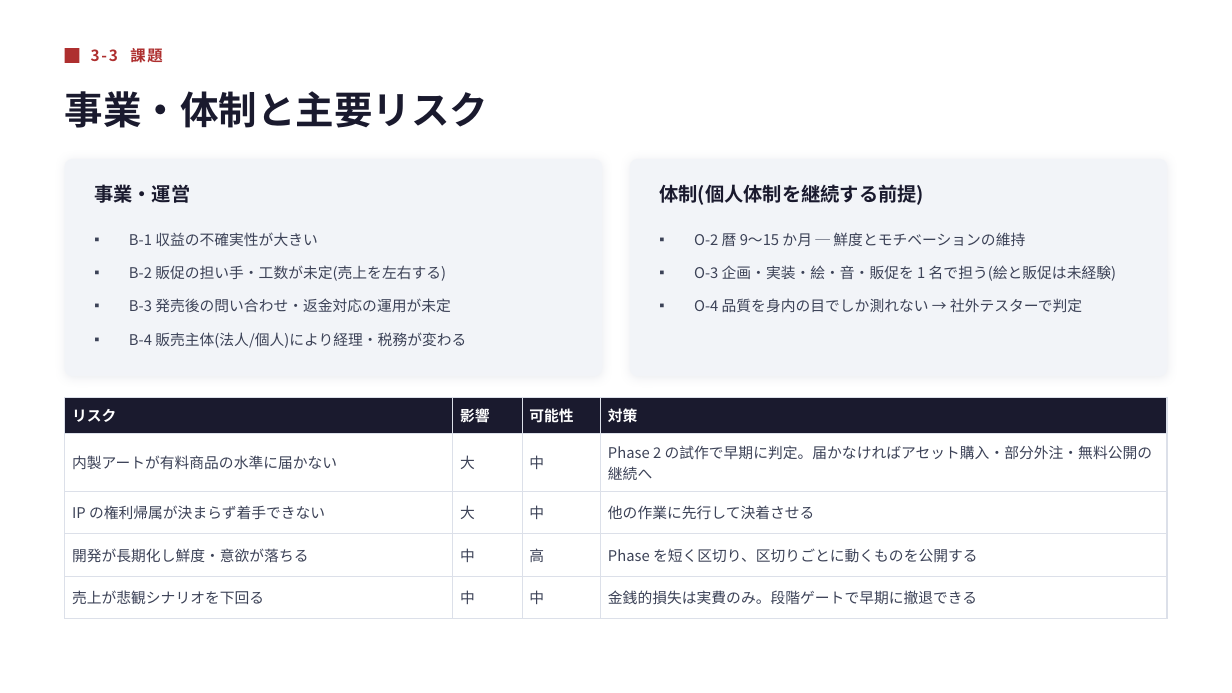
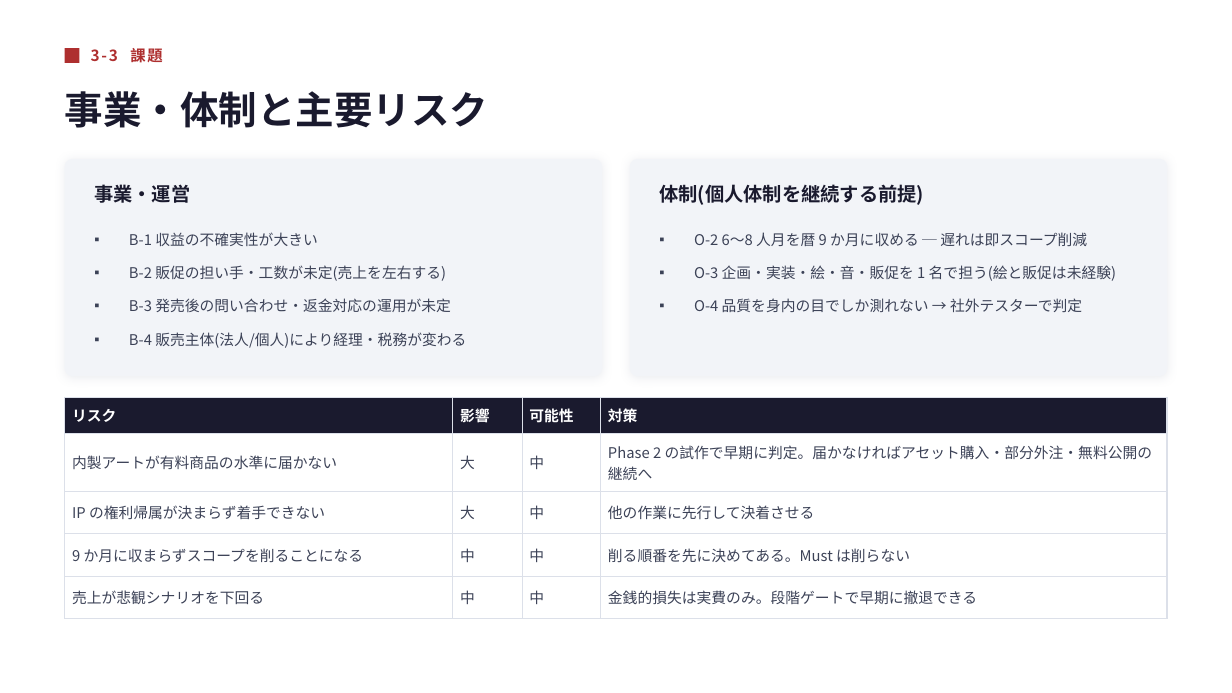
Before and after one commit to j-shimo/fami_war_like, a slide deck: slide 19 of docs/CommercialProposal.pptx. Drawn at 1232x693 pixels with LibreOffice and Linux fonts; fonts in the diff are those of the drawing. Boxes give left, top, right and bottom in pixels: in the first picture for what was removed or moved away, otherwise in the second. Text is boxed around its words. In the diff, an @@ line names an element or a change of style, - is before the commit and + after.

```diff
--- a/docs/CommercialProposal.pptx
+++ b/docs/CommercialProposal.pptx
@@ text at [694, 232, 1087, 246]: text changed @@
-▪ O-2 暦 9〜15 か月 ─ 鮮度とモチベーションの維持
+▪ O-2 6〜8 人月を暦 9 か月に収める ─ 遅れは即スコープ削減
@@ table at [65, 397, 1167, 608] @@
-row 4: 開発が長期化し鮮度・意欲が落ちる | 中 | 高 | Phase を短く区切り、区切りごとに動くものを公開する
+row 4: 9 か月に収まらずスコープを削ることになる | 中 | 中 | 削る順番を先に決めてある。Must は削らない
```
Also in this commit, not shown: 6 other slides changed, 5 other files.
